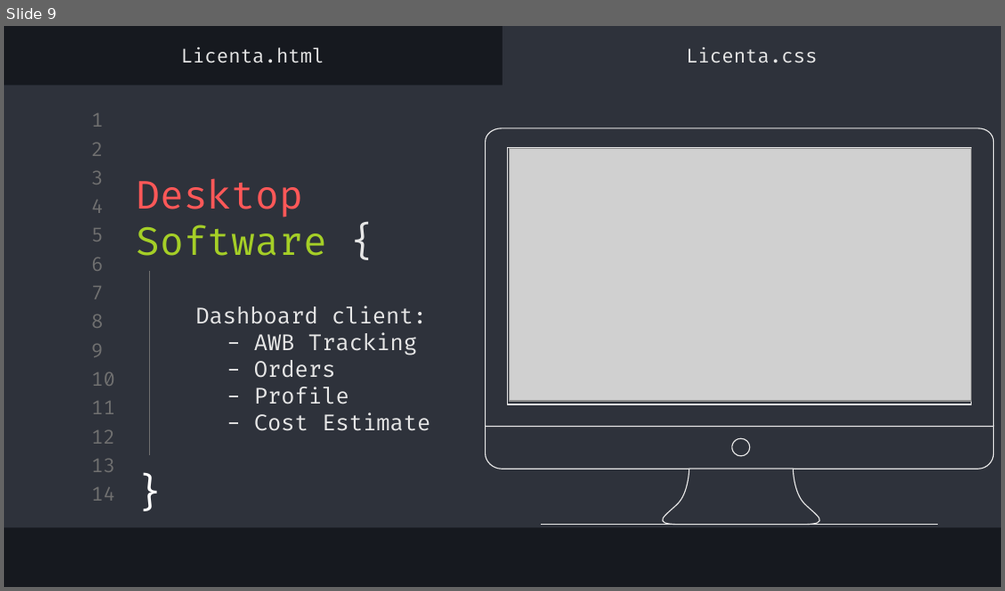
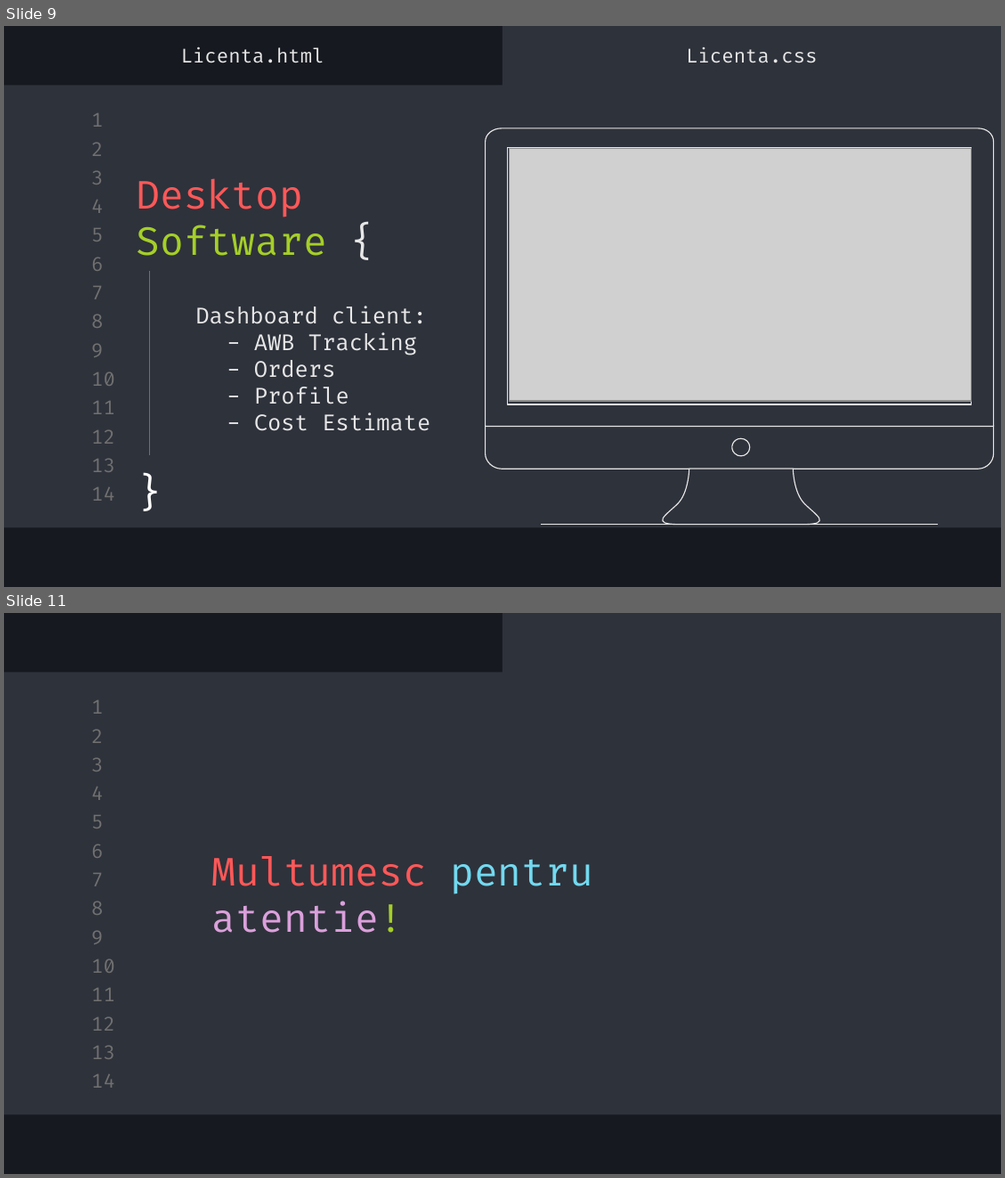
Before and after one commit to alexpopescu021/Licenta, a slide deck: Licenta/Licenta_Slides.pptx. Shown one above the other, each under a label of ours: slide 9 before the commit, slides 9 and 11 after it; the slides between them are not shown. The pictures are 1005x591 and 1005x1178 pixels, drawn with LibreOffice and Linux fonts; fonts in the diff are those of the drawing; grey boxes stand for pictures. Boxes give left, top, right and bottom in pixels: in the first picture for what was removed or moved away, otherwise in the second. Text is boxed around its words. In the diff, an @@ line names an element or a change of style, - is before the commit and + after.

```diff
--- a/Licenta/Licenta_Slides.pptx
+++ b/Licenta/Licenta_Slides.pptx
@@ slide 11 added at bbox=[4, 613, 1001, 1174], background #16191F; not listed: 16 template elements that a slide beside it also shows @@
@@ title added at bbox=[212, 856, 593, 933], 28 pt, text #FF5858 @@
+Multumesc pentru atentie!
```
Also in this commit, not shown: 2 slides changed, 1 other slide added.
